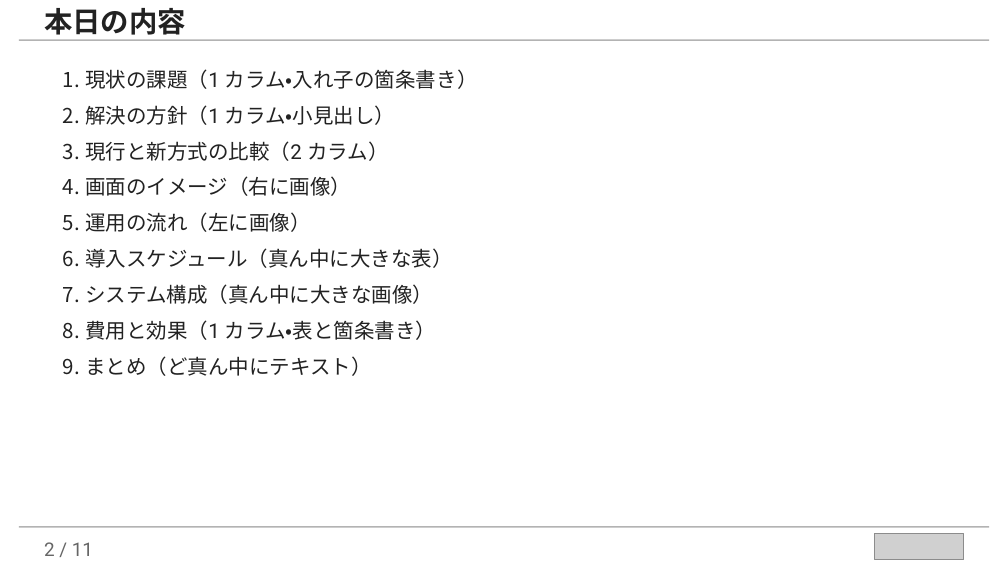
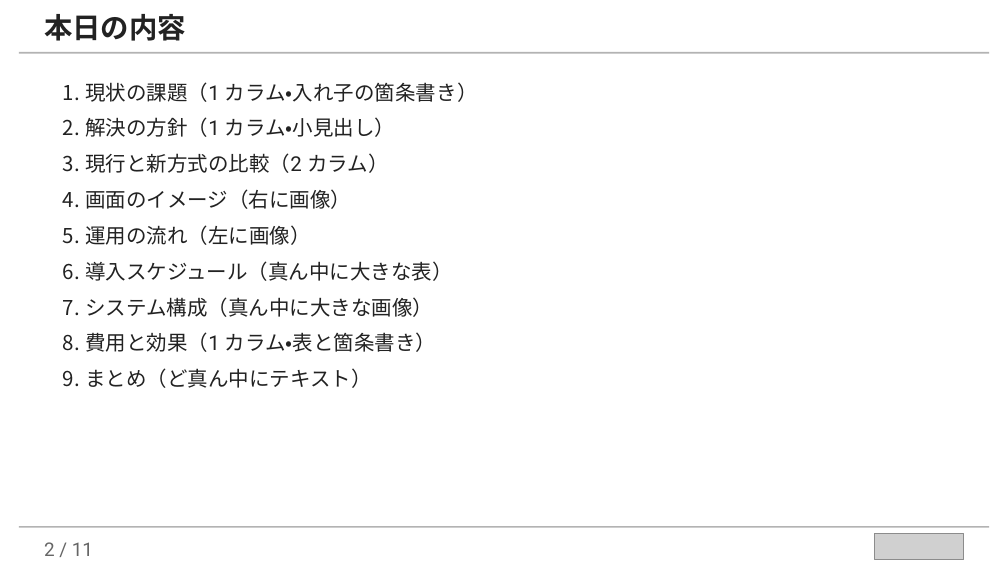
Before and after one commit to takuya109048/llm-assist-kit, a slide deck: slide 2 of examples/marp-slides-example.pptx. Drawn at 1008x567 pixels with LibreOffice and Linux fonts; fonts in the diff are those of the drawing; grey boxes stand for pictures. Boxes give left, top, right and bottom in pixels: in the first picture for what was removed or moved away, otherwise in the second. Text is boxed around its words. In the diff, an @@ line names an element or a change of style, - is before the commit and + after.

```diff
--- a/examples/marp-slides-example.pptx
+++ b/examples/marp-slides-example.pptx
@@ text "本日の内容" rewrapped from (44,8,186,40) to (44,14,186,41) @@
@@ rectangle: place and size @@
-rectangle at (19,39,989,41)
+rectangle at (19,52,989,54)
@@ text "現状の課題（1 カラム・入れ子の箇条書き）": place and size @@
-text "現状の課題（1 カラム・入れ子の箇条書き）" at (85,69,478,376)
+text "現状の課題（1 カラム・入れ子の箇条書き）" at (85,82,478,388)
```
Also in this commit, not shown: 9 other slides changed, 3 other files.
